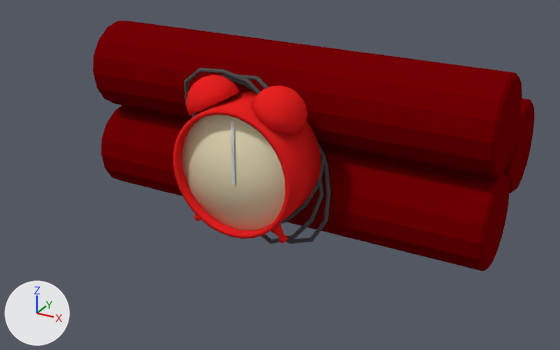
The Blender file AirportScanner/Assets/BlendFiles/Items/item15_clockBomb.blend as it was, and as the next commit left it.
Before and after are seen from a 50 mm lens placed at (77.8, -120.3, 62.8), pointed at (3.9, 14.0, -4.3). Arrows for +X, +Y and +Z are at lower left; the lights stay in place.

Script lines for the objects in view, before the commit:
```python
ob_alarmclock = bpy.data.objects.new('alarmClock', me_circle_002)
ob_alarmclock.location = (0.0, 0.0, 0.0)
ob_clockhandh = bpy.data.objects.new('clockHandH', me_cube_001)
ob_clockhandh.parent = ob_alarmclock
ob_clockhandh.location = (0.0, 1.738, 0.0)
ob_clockhandm = bpy.data.objects.new('clockHandM', me_cube)
ob_clockhandm.parent = ob_alarmclock
ob_clockhandm.location = (0.0, 1.738, 0.0)
ob_cylinder_002 = bpy.data.objects.new('Cylinder.002', me_cylinder_002)
ob_cylinder_002.location = (0.6, 45.2, 0.8)
ob_cylinder_002.rotation_euler = (0.0, 1.571, 0.0)  # degrees (0, 90, 0)
```
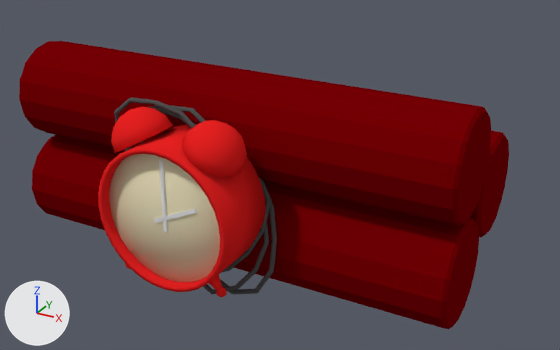
Commit message: bomb merged

Location of each change, [x1, y1, x2, y2] in pixels of the pictures (560 x 350 px; the box of a moved part takes in the faces that stretch with it):
'alarmClock', reshaped (230% wider, 71% taller)
    before: [173, 75, 321, 243]
    after: [19, 41, 509, 329]
'Cylinder.002', deleted (red)
    before: [93, 21, 535, 271]
    faces in mat_itemplastic05 (dark red #750004): [93, 21, 535, 271]
    faces in mat_itemplastic02 (dark grey #505050): [184, 68, 331, 244]
'clockHandH', deleted
    before: [231, 138, 236, 185]
'clockHandM', deleted
    before: [231, 120, 236, 185]
part 1 of me_circle_002, moved or reshaped
    before: [173, 91, 321, 239]
    after: [98, 124, 266, 292]
part 2 of me_circle_002, moved or reshaped
    before: [251, 86, 307, 135]
    after: [182, 120, 247, 177]
part 3 of me_circle_002, moved or reshaped
    before: [186, 75, 240, 115]
    after: [111, 107, 173, 153]
part 4 of me_circle_002, moved or reshaped
    before: [182, 115, 285, 231]
    after: [109, 154, 220, 282]
part 5 of me_circle_002, moved or reshaped
    before: [272, 224, 283, 237]
    after: [209, 275, 222, 291]
part 6 of me_circle_002, moved or reshaped
    before: [278, 234, 288, 243]
    after: [216, 287, 227, 297]
part 7 of me_circle_002, added
    after: [159, 160, 168, 232]
part 8 of me_circle_002, added (red)
    after: [19, 41, 509, 329]

The change, as a diff of the scene's bpy script:
```diff
--- a/AirportScanner/Assets/BlendFiles/Items/item15_clockBomb.blend.py
+++ b/AirportScanner/Assets/BlendFiles/Items/item15_clockBomb.blend.py
@@ me_circle_002 @@
 # used by ob_alarmclock; location = (0.0, 0.0, 0.0)
-me_circle_002.from_pydata(...)  # 1126 vertices, 1276 faces; spans x -13.8..13.8, y 0.0..13.8, z -14.1..18.0
+me_circle_002.from_pydata(...)  # 1832 vertices, 1922 faces; spans x -47.2..48.5, y -23.2..29.5, z -20.0..21.6
+# me_circle_002 part 1: the loose piece of 192 vertices spanning x -13.8..13.8, y 0.0..13.8, z -13.8..13.8 is moved by (0.0, -23.2, 0.0)
+# me_circle_002 part 2: the loose piece of 106 vertices spanning x 2.4..13.3, y 1.0..12.6, z 9.4..18.0 is moved by (0.0, -23.2, 0.0)
+# me_circle_002 part 3: the loose piece of 106 vertices spanning x -13.3..-2.4, y 1.0..12.6, z 9.4..18.0 is moved by (0.0, -23.2, 0.0)
+# me_circle_002 part 4: the loose piece of 66 vertices spanning x -12.8..12.8, y 1.9..2.4, z -12.8..12.8 is moved by (0.0, -23.2, 0.0)
+# me_circle_002 part 5: the loose piece of 14 vertices spanning x 7.3..10.7, y 2.2..4.8, z -13.3..-9.6 is moved by (0.0, -23.2, 0.0)
+# me_circle_002 part 6: the loose piece of 37 vertices spanning x 9.5..11.4, y 2.6..4.4, z -14.1..-12.1 is moved by (0.0, -23.2, 0.0)
+# me_circle_002 part 7: a new loose piece, a box spanning x -0.33..0.33, y -21.64..-21.31, z -2.59..11.16, in mat_itemmetal01 (white #e7e7e7)
+# me_circle_002 part 8: 698 vertices added at x -47.2..48.5, y -21.6..29.5, z -20.0..21.6
 me_circle_002.materials.append(mat_itemmetal05)
@@ me_circle_002 @@
 me_circle_002.materials.append(mat_itemmetal04)
+me_circle_002.materials.append(mat_itemplastic05)  # dark red #750004
+me_circle_002.materials.append(mat_itemplastic02)  # dark grey #505050
+me_circle_002.materials.append(mat_temmetal03)  # beige #e7df9e
@@ ob_cylinder_002 @@
-ob_cylinder_002 = bpy.data.objects.new('Cylinder.002', me_cylinder_002)
-ob_cylinder_002.location = (0.6, 45.2, 0.8)
-ob_cylinder_002.rotation_euler = (0.0, 1.571, 0.0)  # degrees (0, 90, 0)
@@ ob_clockhandh @@
-ob_clockhandh = bpy.data.objects.new('clockHandH', me_cube_001)
-ob_clockhandh.parent = ob_alarmclock
-ob_clockhandh.location = (0.0, 1.738, 0.0)
@@ ob_clockhandm @@
-ob_clockhandm = bpy.data.objects.new('clockHandM', me_cube)
-ob_clockhandm.parent = ob_alarmclock
-ob_clockhandm.location = (0.0, 1.738, 0.0)
```
